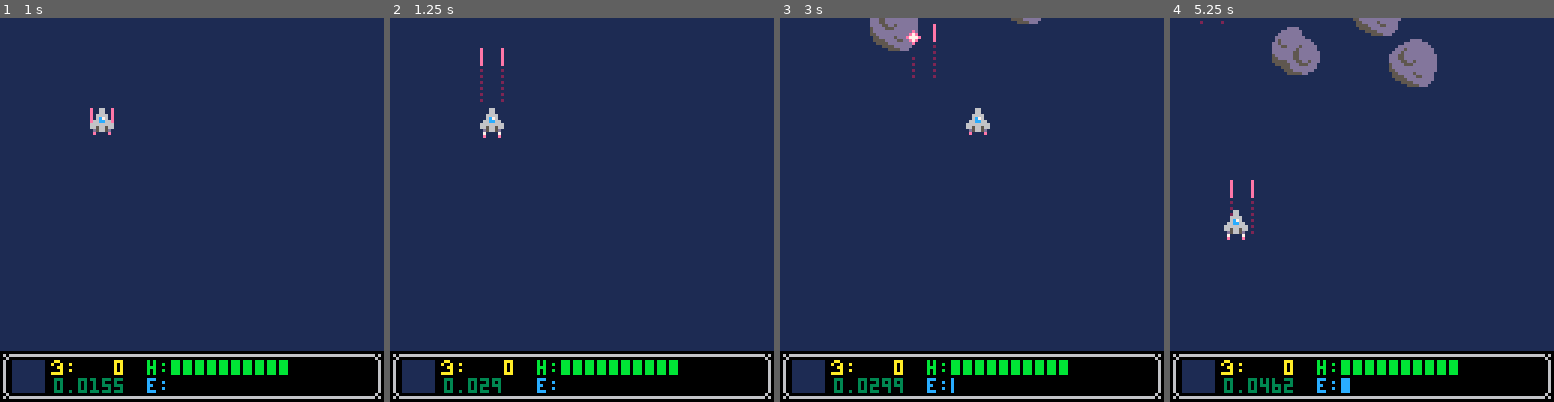
Above: before the commit, frames 1-4 (left to right).
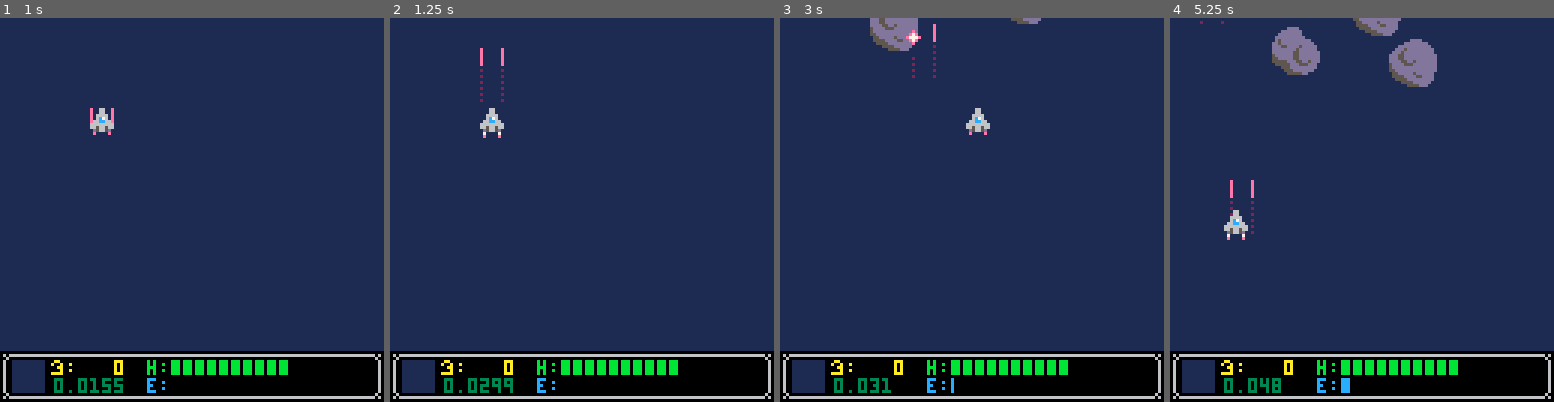
Above: after the commit, the same moments.

Repository: sgilhuly/SHUUT
Game: PICO-8 cartridge shuut.p8
The game is run twice, just before and just after one commit, with the same random seed, the same clock (stepped at 60 frames per second) and the same inputs.
Inputs:
- Up to frame 1 (1 s): tap X (X key) at 0.33 s; tap O (Z key) at 0.7 s
- Up to frame 2 (1.25 s): tap X (X key) at 1.07 s
- Up to frame 3 (3 s): hold Right 1.6-2.1 s; tap O (Z key) every 0.4 s from 1.7 to 2.9 s; tap X (X key) at 1.85, 2.97 s; hold Up 2.15-2.42 s; hold Right from 2.47 s (still down)
- Up to frame 4 (5.25 s): release Right at 3.03 s; hold Left 3.08-3.58 s; tap O (Z key) every 0.4 s from 3.3 to 4.9 s; hold Down 3.63-3.97 s; hold Right 4.02-4.68 s; tap X (X key) at 4.08, 5.2 s; hold Up 4.73-5.03 s; hold Left from 5.08 s (still down)

Frame 1 is identical in both runs. In frame 2, less than 0.1% of the frame differs, in the area x 29-33%, y 93-98%; in frame 3, 0.1%, in the area x 23-33%, y 93-98%; in frame 4, less than 0.1%.

Commit message:
Add coin object dropped by gold rocks

Diff:
--- a/shuut.p8
+++ b/shuut.p8
@@ -165,6 +165,11 @@
 end
 
 function kill_gold_rock(a)
+ -- spawn a coin
+ make_object(8,a.x+4,a.y+4,a.dx,a.dy)
+end
+
+function kill_coin(a)
  p.gold+=1
 end
 
@@ -252,11 +257,14 @@
  [1]={
   hp=10,
   dmg=2,
+  xo=4,
+  yo=4,
+  r=3,
   gold=0,
   charge=0,
   cooldown=0,
-  -- c_flag=0b1,
-  -- c_hits=0b10,
+  c_flag=0x1,
+  c_hits=0x6,
   move=pass,
   draw=pass,  -- drawn at end
  },
@@ -277,6 +285,16 @@
  -- bullet smoke
  [7]={
   t=4,
+ },
+ -- coin
+ [8]={
+  xo=4,
+  yo=4,
+  r=2,
+  dmg=0,
+  c_flag=0x4,
+  c_hits=0x1,
+  kill=kill_coin,
  },
  -- rock
  [12]={
@@ -302,9 +320,6 @@
   move=move_rock,
   kill=kill_gold_rock,
  },
- [48]={
-  t=10,
- },
 }
 
 -->8
@@ -339,10 +354,10 @@
 __gfx__
 00000000000660000000000000020000000000000aa00000e000000020000000000000000000000000000000000000000000000dddd000000000000999900000
 0000000000066000000e00000020200006066666a00a0000e0000000000000000000000000000000000000000000000000000dddddddd0000000099999999000
-007007000066660000e7e000020002000060000000aa0000e00000002000000000000000000000000000000000000000000ddddddddddd000009999999999900
-00077000006c76000e777e002000002006000000000a0000e0000000000000000000000000000000000000000000000000ddd5ddddddddd00099949999999990
-00077000066cc66000e7e0000200020006000000aaaa0000e000000000000000000000000000000000000000000000000ddd5dddddddddd00999499999999990
-0070070066666666000e0000002020000600000000000000e00000000000000000000000000000000000000000000000ddd55ddddddddddd9994499999999999
+007007000066660000e7e000020002000060000000aa0000e000000020000000000aa000000000000000000000000000000ddddddddddd000009999999999900
+00077000006c76000e777e002000002006000000000a0000e000000000000000009aaa0000000000000000000000000000ddd5ddddddddd00099949999999990
+00077000066cc66000e7e0000200020006000000aaaa0000e000000000000000009aaa000000000000000000000000000ddd5dddddddddd00999499999999990
+0070070066666666000e0000002020000600000000000000e00000000000000000099000000000000000000000000000ddd55ddddddddddd9994499999999999
 000000006656656600000000000200000600000000000000000000000000000000000000000000000000000000000000ddd55ddddddddddd9994499999999999
 000000000d5665d000000000000000000600000000000000000000000000000000000000000000000000000000000000dddd55dd5ddddddd9999449949999999
 0000000007000070000000000000000000000000000000000000000000000000000000000000000000000000000000005dddd555dddddddd4999944499999999
